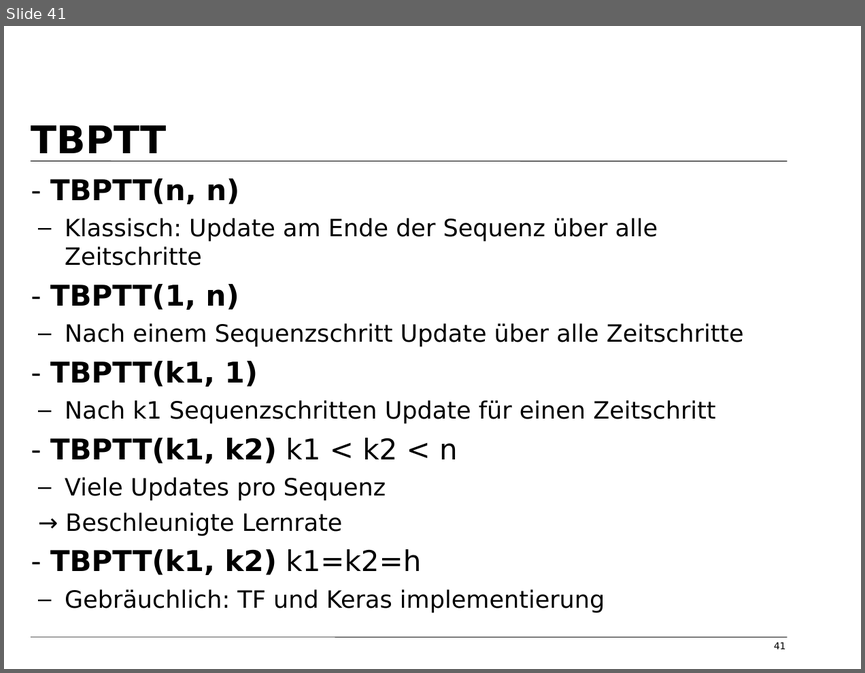
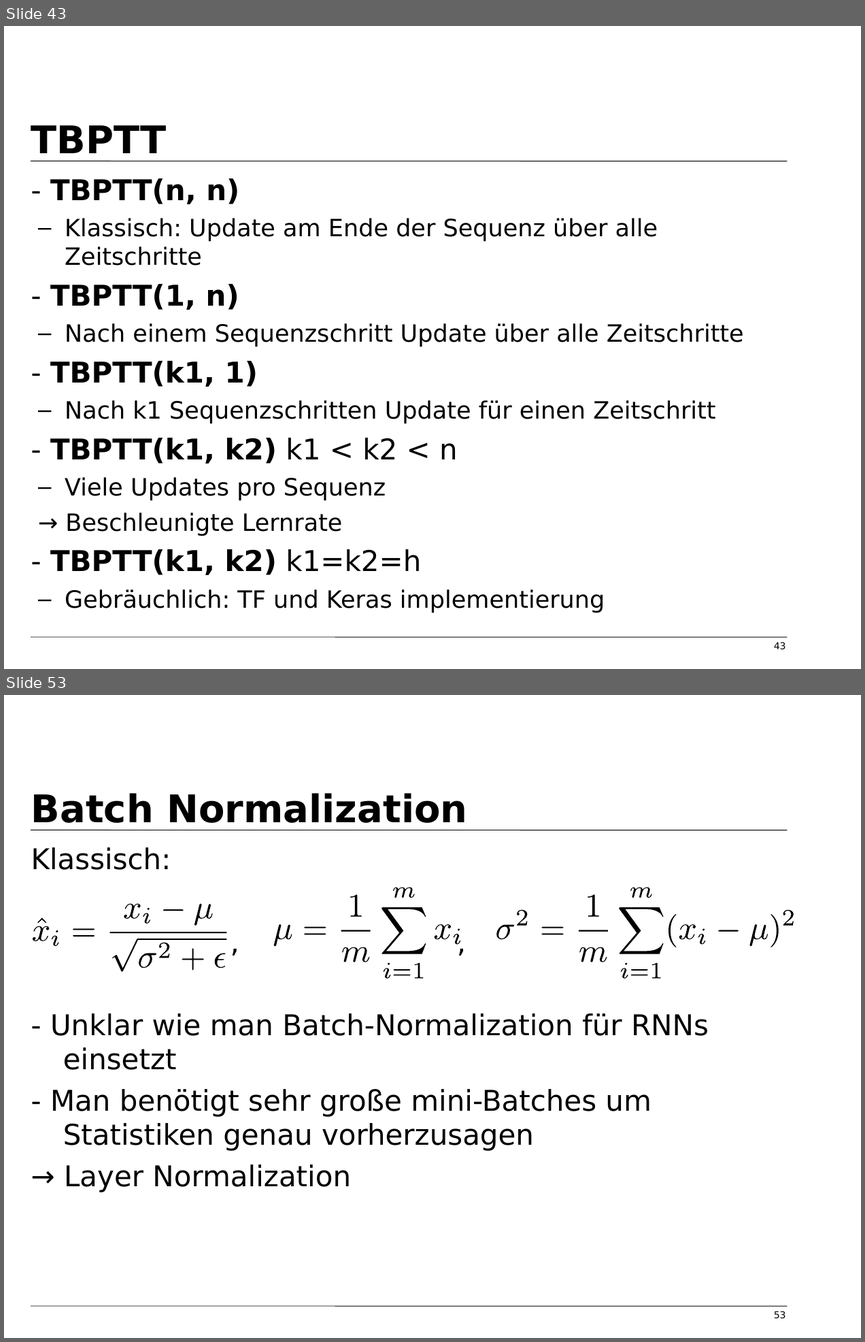
Before and after one commit to tfassbender/deep_learning_team_rnn, a slide deck: vorlesung/vorlesung_rnn_tobias_marvin.odp. Shown one above the other, each under a label of ours: slide 41 before the commit, slides 43 and 53 after it; the slides between them are not shown. The pictures are 865x673 and 865x1342 pixels, drawn with LibreOffice and Linux fonts; fonts in the diff are those of the drawing; background and template pictures are left out. Boxes give left, top, right and bottom in pixels: in the first picture for what was removed or moved away, otherwise in the second. Text is boxed around its words. In the diff, an @@ line names an element or a change of style, - is before the commit and + after.

```diff
--- a/vorlesung/vorlesung_rnn_tobias_marvin.odp
+++ b/vorlesung/vorlesung_rnn_tobias_marvin.odp
@@ slide 53 added at [4, 695, 861, 1338], background #FFFFFF; not listed: 2 template elements that a slide beside it also shows @@
@@ title added at [31, 793, 467, 823], 32 pt, text #000000, bold @@
+Batch Normalization
@@ text added at [31, 847, 708, 1192], 24 pt, text #000000 @@
+Klassisch:
+, ,
+- Unklar wie man Batch-Normalization für RNNs einsetzt
+- Man benötigt sehr große mini-Batches um Statistiken genau vorherzusagen
+→ Layer Normalization
@@ group added at [496, 887, 793, 978]: 19 freeform shapes @@
@@ group added at [274, 887, 460, 978]: 13 freeform shapes @@
@@ group added at [33, 903, 227, 972]: 15 freeform shapes @@
@@ page number added at [774, 1310, 786, 1319], 8 pt, text #000000 @@
+53
@@ what was slide 41 is now slide 43 @@
@@ page number at [774, 641, 786, 650]: text changed @@
-41
+43
```
Also in this commit, not shown: 6 slides changed, 10 other slides added, 1 slide removed, 2 other files.
